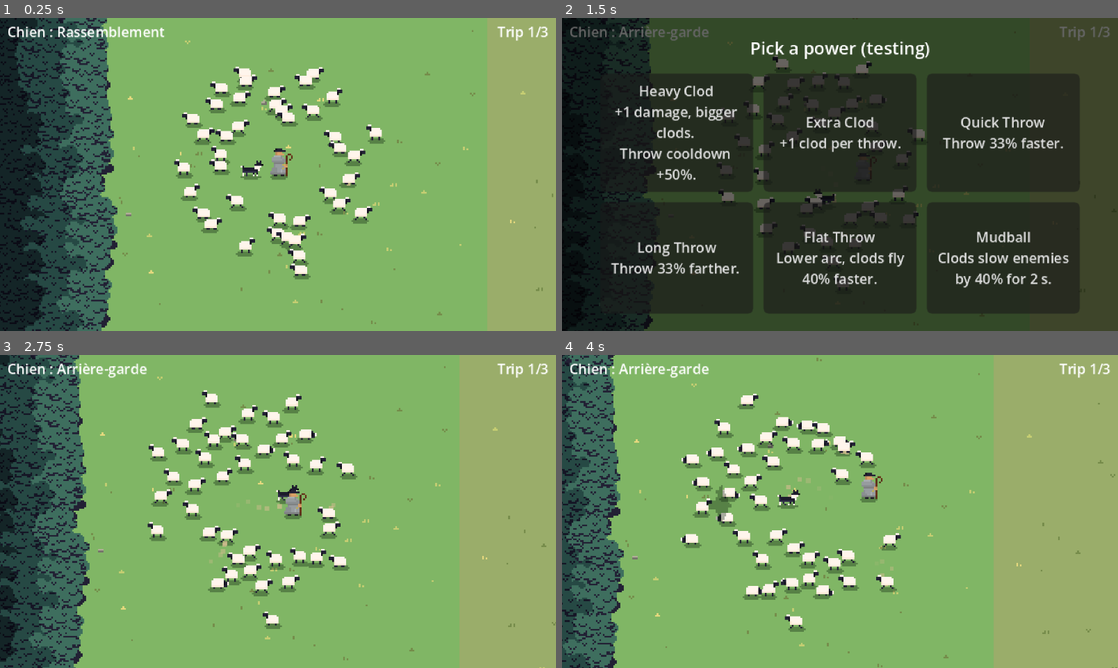
Above: before the commit, frames 1-4 (two rows, left to right).
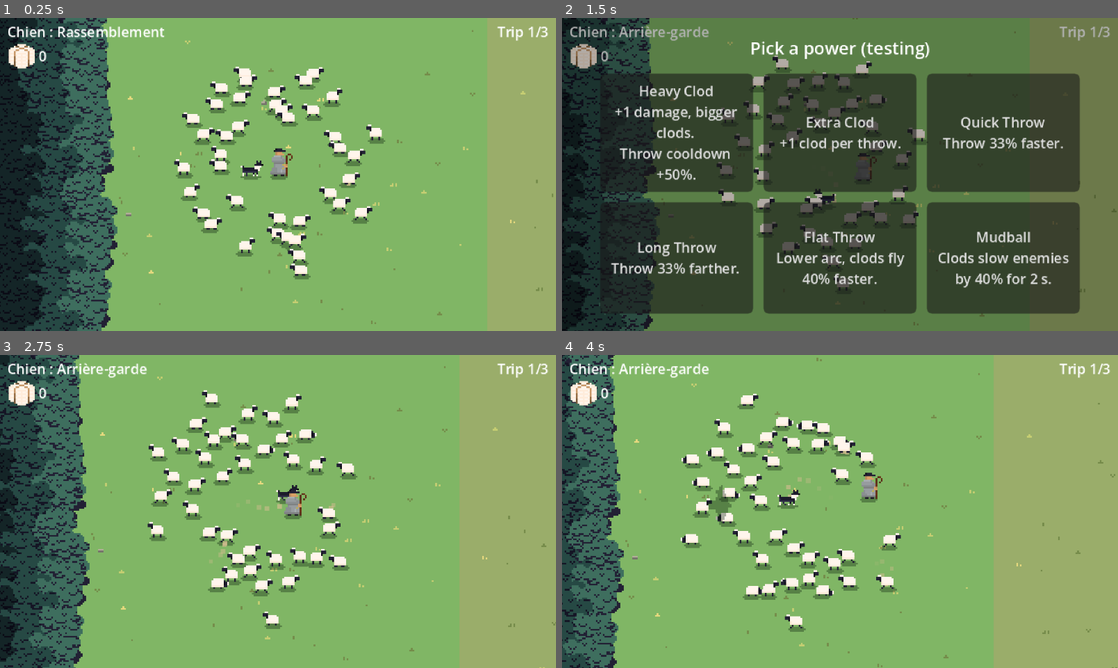
Above: after the commit, the same moments.

Repository: jaimegomesparente/wooly-caravan
Game: Godot game, scene res://scenes/main/main.tscn
Same seed, same stepped clock (60 frames per second), same inputs: the game is played once before the commit and once after it.
Inputs (mouse positions are in pixels of both pictures, inside the frame that each line leads up to):
- Up to frame 1 (0.25 s): no input
- Up to frame 2 (1.5 s): move the mouse to (962, 158) at 0.52 s; hold Right (move_right) 0.53-1.28 s; tap Space (dog_mode) at 0.6 s; move the mouse to (728, 190) at 1.27 s; hold Down (move_down) from 1.28 s (still down); tap P (pick_power) at 1.35 s
- Up to frame 3 (2.75 s): release Down (move_down) at 2 s; click "Heavy Clod +1 damage, bigger …" at 2 s
- Up to frame 4 (4 s): move the mouse to (895, 442) at 2.77 s; hold Right (move_right) 2.78-3.53 s; tap E (spawn_eagle) at 2.85 s; move the mouse to (812, 574) at 3.52 s; hold Up (move_up) from 3.53 s (still down); tap L (spawn_wolf) at 3.6 s

The runs differ from the first frame. In frame 1, 0.3% of the frame differs, in the area x 1-9%, y 8-17%; in frame 2, 34%, in the area x 1-100%, y 0-100%; in frame 3, 0.3%; in frame 4, 0.3%.

Commit message:
feat(run): shear the flock on the pasture, wool counter

Diff:
--- a/autoload/run_manager.gd
+++ b/autoload/run_manager.gd
@@ -2,9 +2,11 @@
 ## State of the run (autoload `RunManager`), kept while the trip scene reloads: a run is TRIPS trips
 ## in a row, the flock that arrives starts the next one, and between two trips one power is chosen,
 ## kept until the run ends. Powers change the run's own copy of the crook settings, never the base
-## resource.
+## resource. Going from one trip to the next fades to black and back.
 
 const TRIPS := 3
+## Time (s) of the fade to black, and of the fade back in.
+const FADE_TIME := 0.4
 ## Every power that can be offered.
 const POWERS: Array[PowerData] = [
 	preload("res://resources/powers/heavy_clod.tres"),
@@ -23,8 +25,23 @@
 var powers: Array[PowerData] = []
 ## Drawn at random for each run; every trip lays out its ground and forest from it.
 var map_seed: int = randi()
+## Wool shorn on the pastures, kept for the whole run.
+var wool: int = 0
 
 var _crook: CrookData
+var _veil: ColorRect
+
+
+func _ready() -> void:
+	var layer := CanvasLayer.new()
+	layer.layer = 100
+	add_child(layer)
+	_veil = ColorRect.new()
+	_veil.color = Color.BLACK
+	_veil.modulate.a = 0.0
+	_veil.mouse_filter = Control.MOUSE_FILTER_IGNORE
+	_veil.set_anchors_preset(Control.PRESET_FULL_RECT)
+	layer.add_child(_veil)
 
 
 ## A new run: first trip, the whole flock, no power.
@@ -32,6 +49,7 @@
 	trip = 1
 	sheep = -1
 	powers.clear()
+	wool = 0
 	_crook = null
 	map_seed = randi()
 
@@ -49,6 +67,18 @@
 func next_trip(saved: int) -> void:
 	trip += 1
 	sheep = saved
+
+
+## Fades to black, starts the next trip with the `saved` sheep, then fades back in.
+func go_to_next_trip(saved: int) -> void:
+	var fade := create_tween()
+	fade.tween_property(_veil, "modulate:a", 1.0, FADE_TIME)
+	await fade.finished
+	next_trip(saved)
+	get_tree().reload_current_scene()
+	await get_tree().process_frame
+	fade = create_tween()
+	fade.tween_property(_veil, "modulate:a", 0.0, FADE_TIME)
 
 
 ## The crook settings for this run: a copy of `base` with every power taken applied.
--- /dev/null
+++ b/effects/wool_fluff.tscn
@@ -0,0 +1,24 @@
+[gd_scene format=3]
+
+[ext_resource type="Script" path="res://effects/crumble.gd" id="1_script"]
+
+[node name="WoolFluff" type="CPUParticles2D"]
+z_index = 3
+z_as_relative = false
+emitting = false
+amount = 10
+lifetime = 0.7
+lifetime_randomness = 0.5
+one_shot = true
+explosiveness = 1.0
+direction = Vector2(0, -1)
+spread = 80.0
+gravity = Vector2(0, 90)
+initial_velocity_min = 20.0
+initial_velocity_max = 40.0
+damping_min = 20.0
+damping_max = 40.0
+scale_amount_min = 1.0
+scale_amount_max = 1.0
+color = Color(1, 0.95, 0.88, 1)
+script = ExtResource("1_script")
--- a/entities/dog/dog.gd
+++ b/entities/dog/dog.gd
@@ -35,6 +35,8 @@
 var _goal: Vector2
 var _heading: float = 0.0
 var _speed: float = 0.0
+## On the pasture between two trips: stops where it is and waits.
+var resting: bool = false
 
 @onready var _sprite: AnimatedSprite2D = $AnimatedSprite2D
 
@@ -45,6 +47,11 @@
 
 
 func _physics_process(delta: float) -> void:
+	if resting:
+		_state = State.WAIT
+		_move_to(global_position, delta)
+		_update_animation()
+		return
 	var shepherd := get_tree().get_first_node_in_group("shepherd") as Node2D
 	if shepherd == null:
 		return
--- a/entities/sheep/sheep.gd
+++ b/entities/sheep/sheep.gd
@@ -14,11 +14,16 @@
 ## A wander step ends this close (px) to its target, or after this many seconds.
 const WANDER_ARRIVE_DISTANCE := 2.0
 const WANDER_TIMEOUT := 3.0
+const SHEAR_HOP_TIME := 0.15
 
 ## Toggled by the debug overlay (F3): each sheep draws a line to its target and a state dot.
 static var debug_draw: bool = false
 
 @export var config: FlockConfig
+
+## Shorn on the pasture: plays the `_shaved` animations; the wool may grow back at the end of each
+## graze (regrow_chance).
+var shaved: bool = false
 
 var _gait: Gait = Gait.REST
 var _rest: Rest = Rest.STAND
@@ -67,6 +72,9 @@
 var _sprite_offset_x: float = 0.0
 var _shape_offset_x: float = 0.0
 var _sprite_offset_y: float = 0.0
+var _regrow_chance: float = 0.0
+## Time (s) left of the 1 px hop on being shorn.
+var _shear_hop: float = 0.0
 
 @onready var _sprite: AnimatedSprite2D = $AnimatedSprite2D
 @onready var _shape: CollisionShape2D = $CollisionShape2D
@@ -112,6 +120,7 @@
 		_think()
 
 	_push_timer = maxf(_push_timer - delta, 0.0)
+	_shear_hop = maxf(_shear_hop - delta, 0.0)
 	_scare_timer = maxf(_scare_timer - delta, 0.0)
 	# Pressure, checked every frame so a running sheep is never stuck behind a slow one: a pushed
 	# sheep running in from behind makes this one run on too (head up at once, whatever its gait),
@@ -196,6 +205,13 @@
 	_pending_gait = Gait.REST
 
 
+## Shorn on the pasture: hops, then its wool may grow back at the end of each graze.
+func shear() -> void:
+	shaved = true
+	_regrow_chance = config.regrow_chance
+	_shear_hop = SHEAR_HOP_TIME
+
+
 ## Called by the enemy when the shepherd frees this sheep: it rejoins the flock.
 func release() -> void:
 	_scare_point = _captor.global_position if _captor else global_position
@@ -384,6 +400,8 @@
 		Rest.GRAZING:
 			_rest_timer -= delta
 			if _rest_timer <= 0.0:
+				if shaved and randf() < _regrow_chance:
+					shaved = false
 				_set_rest(Rest.RAISING)
 	return Vector2.ZERO
 
@@ -646,9 +664,15 @@
 
 	# Trot = 1 px hop on the second run frame (capped leg cadence would otherwise hide it).
 	var hop := 1.0 if _gait == Gait.TROT and _sprite.animation == &"run" and _sprite.frame == 1 else 0.0
+	if _shear_hop > 0.0:
+		hop = 1.0
 	_sprite.position.y = _sprite_offset_y - hop
 
 	if _speed > GUIDE_STOPPED_SPEED:
+		# No run_shaved yet: a shorn sheep would show its wool while it moves, so it keeps idle_shaved.
+		if shaved and not _has_frames(&"run_shaved"):
+			_play(&"idle", 1.0)
+			return
 		# Leg cadence follows real speed so feet do not slide, capped so the trot does not flicker.
 		_play(&"run", minf(_speed / config.walk_speed, config.max_run_anim_scale))
 		return
@@ -663,7 +687,12 @@
 		Rest.GRAZING:
 			_play(&"graze", 1.0)
 		Rest.RAISING:
-			_play(&"finished_graze", config.raise_speed_scale if _pending_gait != Gait.REST else 1.0)
+			var raise_scale := config.raise_speed_scale if _pending_gait != Gait.REST else 1.0
+			# No finished_graze_shaved yet: the head comes up through to_graze_shaved played backward.
+			if shaved and not _has_frames(&"finished_graze_shaved"):
+				_play(&"to_graze_shaved", raise_scale, true)
+			else:
+				_play(&"finished_graze", raise_scale)
 
 
 func _set_facing_left(left: bool) -> void:
@@ -678,12 +707,19 @@
 	return frames != null and frames.has_animation(animation) and frames.get_frame_count(animation) > 0
 
 
-func _play(animation: StringName, speed_scale: float) -> void:
+## Plays `animation`, or its `_shaved` version when shorn and it exists.
+func _play(animation: StringName, speed_scale: float, backward: bool = false) -> void:
+	var shaved_animation := StringName(String(animation) + "_shaved")
+	if shaved and _has_frames(shaved_animation):
+		animation = shaved_animation
 	if not _has_frames(animation):
 		return
 	_sprite.speed_scale = speed_scale
 	if _sprite.animation != animation or not _sprite.is_playing():
-		_sprite.play(animation)
+		if backward:
+			_sprite.play_backwards(animation)
+		else:
+			_sprite.play(animation)
 		if not _animation_started:
 			_animation_started = true
 			_sprite.frame = randi() % _sprite.sprite_frames.get_frame_count(animation)
--- a/entities/sheep/sheep.tscn
+++ b/entities/sheep/sheep.tscn
@@ -26,6 +26,14 @@
 atlas = ExtResource("3_fxwg6")
 region = Rect2(70, 0, 10, 10)
 
+[sub_resource type="AtlasTexture" id="AtlasTexture_d3f2x"]
+atlas = ExtResource("3_fxwg6")
+region = Rect2(120, 0, 10, 10)
+
+[sub_resource type="AtlasTexture" id="AtlasTexture_ous34"]
+atlas = ExtResource("3_fxwg6")
+region = Rect2(130, 0, 10, 10)
+
 [sub_resource type="AtlasTexture" id="AtlasTexture_v5fba"]
 atlas = ExtResource("3_fxwg6")
 region = Rect2(0, 0, 10, 10)
@@ -34,6 +42,14 @@
 atlas = ExtResource("3_fxwg6")
 region = Rect2(10, 0, 10, 10)
 
+[sub_resource type="AtlasTexture" id="AtlasTexture_s3648"]
+atlas = ExtResource("3_fxwg6")
+region = Rect2(80, 0, 10, 10)
+
+[sub_resource type="AtlasTexture" id="AtlasTexture_uod13"]
+atlas = ExtResource("3_fxwg6")
+region = Rect2(90, 0, 10, 10)
+
 [sub_resource type="AtlasTexture" id="AtlasTexture_e7ufl"]
 atlas = ExtResource("3_fxwg6")
 region = Rect2(20, 0, 10, 10)
@@ -53,6 +69,18 @@
 [sub_resource type="AtlasTexture" id="AtlasTexture_uhibe"]
 atlas = ExtResource("3_fxwg6")
 region = Rect2(60, 0, 10, 10)
+
+[sub_resource type="AtlasTexture" id="AtlasTexture_g0coo"]
+atlas = ExtResource("3_fxwg6")
+region = Rect2(100, 0, 10, 10)
+
+[sub_resource type="AtlasTexture" id="AtlasTexture_o5xum"]
+atlas = ExtResource("3_fxwg6")
+region = Rect2(110, 0, 10, 10)
+
+[sub_resource type="AtlasTexture" id="AtlasTexture_mseuq"]
+atlas = ExtResource("3_fxwg6")
+region = Rect2(120, 0, 10, 10)
 
 [sub_resource type="SpriteFrames" id="SpriteFrames_sheep"]
 animations = [{
@@ -83,6 +111,17 @@
 }, {
 "frames": [{
 "duration": 1.0,
+"texture": SubResource("AtlasTexture_d3f2x")
+}, {
+"duration": 1.0,
+"texture": SubResource("AtlasTexture_ous34")
+}],
+"loop": 1,
+"name": &"graze_shaved",
+"speed": 2.0
+}, {
+"frames": [{
+"duration": 1.0,
 "texture": SubResource("AtlasTexture_v5fba")
 }, {
 "duration": 1.0,
@@ -94,6 +133,17 @@
 }, {
 "frames": [{
 "duration": 1.0,
+"texture": SubResource("AtlasTexture_s3648")
+}, {
+"duration": 1.0,
+"texture": SubResource("AtlasTexture_uod13")
+}],
+"loop": 1,
+"name": &"idle_shaved",
+"speed": 5.0
+}, {
+"frames": [{
+"duration": 1.0,
 "texture": SubResource("AtlasTexture_e7ufl")
 }, {
 "duration": 1.0,
@@ -115,6 +165,20 @@
 }],
 "loop": 0,
 "name": &"to_graze",
+"speed": 3.0
+}, {
+"frames": [{
+"duration": 1.0,
+"texture": SubResource("AtlasTexture_g0coo")
+}, {
+"duration": 1.0,
+"texture": SubResource("AtlasTexture_o5xum")
+}, {
+"duration": 1.0,
+"texture": SubResource("AtlasTexture_mseuq")
+}],
+"loop": 0,
+"name": &"to_graze_shaved",
 "speed": 3.0
 }]
 
@@ -128,18 +192,17 @@
 script = ExtResource("1_script")
 config = ExtResource("2_config")
 
-[node name="Shadow" parent="." node_paths=PackedStringArray("sprite") unique_id=1487742616 instance=ExtResource("shadow_fx")]
+[node name="Shadow" parent="." unique_id=1487742616 node_paths=PackedStringArray("sprite") instance=ExtResource("shadow_fx")]
+instance_shader_parameters/size = Vector2(10, 3)
 position = Vector2(-1, 0)
 sprite = NodePath("../AnimatedSprite2D")
-instance_shader_parameters/size = Vector2(10, 3)
 
 [node name="Dust" parent="." unique_id=1443843709 instance=ExtResource("4_dust")]
 
 [node name="AnimatedSprite2D" type="AnimatedSprite2D" parent="." unique_id=796859497]
 position = Vector2(1, -5)
 sprite_frames = SubResource("SpriteFrames_sheep")
-animation = &"idle"
-frame_progress = 0.8937422
+animation = &"finished_graze"
 
 [node name="CollisionShape2D" type="CollisionShape2D" parent="." unique_id=1814773326]
 position = Vector2(-0.5, -4)
--- a/entities/shepherd/shepherd.gd
+++ b/entities/shepherd/shepherd.gd
@@ -21,6 +21,8 @@
 ## Past positions, oldest first. The front sheep walk along it instead of cutting toward him.
 var _trail: PackedVector2Array = []
 var _throw_timer: float = 0.0
+## On the pasture between two trips: stands still and takes no input.
+var resting: bool = false
 
 @onready var _sprite: AnimatedSprite2D = $AnimatedSprite2D
 
@@ -31,6 +33,10 @@
 
 
 func _physics_process(delta: float) -> void:
+	if resting:
+		velocity = Vector2.ZERO
+		_update_animation()
+		return
 	var direction := Input.get_vector("move_left", "move_right", "move_up", "move_down")
 	velocity = direction * speed
 	move_and_slide()
--- a/resources/flock_config.gd
+++ b/resources/flock_config.gd
@@ -107,6 +107,10 @@
 ## finished_graze speed when the sheep has to leave (head comes up faster).
 @export var raise_speed_scale: float = 3.0
 
+@export_group("Wool")
+## Chance, at the end of each graze, that a shorn sheep gets its wool back.
+@export_range(0.0, 1.0) var regrow_chance: float = 0.1
+
 @export_group("Variety")
 ## Each sheep gets a temperament from timid to bold; this scales how much it changes: a timid sheep
 ## reacts faster, has larger flight zones and stays closer to the others; a bold one reacts slower,
--- a/scenes/main/attack_director.gd
+++ b/scenes/main/attack_director.gd
@@ -19,9 +19,13 @@
 var _next_attack: int = 0
 ## True while a pack is still coming out.
 var _sending: bool = false
+## Set once the flock is on the end pasture: no attack comes anymore.
+var stopped: bool = false
 
 
 func _physics_process(_delta: float) -> void:
+	if stopped:
+		return
 	if Input.is_action_just_pressed("spawn_eagle"):
 		_send_eagle()
 	if Input.is_action_just_pressed("spawn_wolf"):
--- a/scenes/main/main.gd
+++ b/scenes/main/main.gd
@@ -12,6 +12,7 @@
 @onready var _attacks: AttackDirector = $AttackDirector
 @onready var _end_screen: CanvasLayer = $EndScreen
 @onready var _pasture: PastureScreen = $PastureScreen
+@onready var _shearing: Shearing = $Shearing
 @onready var _dog_mode: DogModeLabel = $Hud/DogMode
 @onready var _trip_label: Label = $Hud/TripLabel
 
@@ -41,13 +42,16 @@
 
 	_trip_label.text = "Trip %d/%d" % [RunManager.trip, RunManager.TRIPS]
 	_trip.finished.connect(_on_trip_finished)
+	_pasture.chosen.connect(_shearing.leave)
 	_trip.begin(count)
 
 
-## A flock that arrives goes on to the pasture, unless it was the last trip: the run is then over,
-## as when no sheep is left.
+## A flock that arrives on the pasture is shorn, then a power is chosen, unless it was the last trip:
+## the run is then over, as when no sheep is left.
 func _on_trip_finished(arrived: bool, saved: int, _total: int) -> void:
 	if arrived and not RunManager.is_last_trip():
-		_pasture.show_choice(saved)
+		_shearing.shorn.connect(_pasture.show_choice.bind(saved), CONNECT_ONE_SHOT)
+		_shearing.start()
 	else:
+		get_tree().paused = true
 		_end_screen.show_result(arrived, saved, sheep_count)
--- a/scenes/main/main.tscn
+++ b/scenes/main/main.tscn
@@ -17,6 +17,14 @@
 [ext_resource type="Script" uid="uid://btvxehkrfvnr3" path="res://scenes/main/attack_director.gd" id="13_attacks"]
 [ext_resource type="Script" uid="uid://d02ut0adswhae" path="res://scenes/main/forest.gd" id="14_forest"]
 [ext_resource type="Texture2D" uid="uid://k3g1uuc7bcwu" path="res://art/sprites/environment/trees.png" id="15_trees"]
+[ext_resource type="Script" path="res://scenes/main/shearing.gd" id="18_shearing"]
+[ext_resource type="PackedScene" path="res://effects/wool_fluff.tscn" id="19_fluff"]
+[ext_resource type="Script" path="res://ui/wool_counter.gd" id="20_wool"]
+[ext_resource type="Texture2D" uid="uid://b26x52vwyo2r4" path="res://art/sprites/others/items.png" id="21_items"]
+
+[sub_resource type="AtlasTexture" id="AtlasTexture_wool"]
+atlas = ExtResource("21_items")
+region = Rect2(0, 0, 16, 16)
 
 [node name="Main" type="Node2D" unique_id=536968002]
 y_sort_enabled = true
@@ -60,6 +68,12 @@
 packs = Array[int]([2, 3, 3])
 eagles = Array[int]([1, 1, 2])
 
+[node name="Shearing" type="Node" parent="." node_paths=PackedStringArray("attacks", "counter")]
+script = ExtResource("18_shearing")
+attacks = NodePath("../AttackDirector")
+counter = NodePath("../Hud/Wool")
+fluff_scene = ExtResource("19_fluff")
+
 [node name="Hud" type="CanvasLayer" parent="." unique_id=1486859162]
 
 [node name="DogMode" type="Label" parent="Hud" unique_id=1556889770]
@@ -79,6 +93,30 @@
 theme_override_font_sizes/font_size = 8
 horizontal_alignment = 2
 
+[node name="Wool" type="Control" parent="Hud"]
+layout_mode = 3
+anchors_preset = 0
+offset_left = 4.0
+offset_top = 14.0
+offset_right = 44.0
+offset_bottom = 30.0
+mouse_filter = 2
+script = ExtResource("20_wool")
+
+[node name="Icon" type="TextureRect" parent="Hud/Wool"]
+layout_mode = 0
+offset_right = 16.0
+offset_bottom = 16.0
+pivot_offset = Vector2(8, 8)
+mouse_filter = 2
+texture = SubResource("AtlasTexture_wool")
+
+[node name="Label" type="Label" parent="Hud/Wool"]
+layout_mode = 0
+offset_left = 18.0
+offset_top = 2.0
+theme_override_font_sizes/font_size = 8
+
 [node name="EndScreen" parent="." unique_id=798652235 instance=ExtResource("10_end")]
 
 [node name="PastureScreen" parent="." instance=ExtResource("17_pasture")]
--- /dev/null
+++ b/scenes/main/shearing.gd
@@ -0,0 +1,50 @@
+class_name Shearing
+extends Node
+## On the pasture between two trips. The flock is shorn one sheep at a time, left to right, faster
+## and faster: a burst of fluff, the sheep turns shorn, and its wool flies to the counter (`shorn`
+## once all are done). While the power is chosen the wool may grow back as the sheep graze; once
+## chosen (`leave`), the next trip starts. Meanwhile the shepherd and the dog stand still, the
+## enemies left run off and no attack comes.
+
+signal shorn
+
+@export var attacks: AttackDirector
+@export var counter: WoolCounter
+@export var fluff_scene: PackedScene
+## Wool earned per sheep shorn.
+@export var wool_per_sheep: int = 1
+## Delay (s) between the first two sheep shorn; each next delay is `speed_up` times the last one,
+## down to `interval_min`.
+@export var interval: float = 0.3
+@export_range(0.5, 1.0) var speed_up: float = 0.85
+@export var interval_min: float = 0.03
+
+
+func start() -> void:
+	attacks.stopped = true
+	get_tree().call_group("enemy", "scare")
+	get_tree().set_group("shepherd", "resting", true)
+	get_tree().set_group("dog", "resting", true)
+	var flock := get_tree().get_nodes_in_group("sheep")
+	flock.sort_custom(func(a: Node2D, b: Node2D) -> bool: return a.global_position.x < b.global_position.x)
+	var delay := interval
+	for sheep: Sheep in flock:
+		if is_instance_valid(sheep) and sheep.is_in_group("sheep"):
+			_shear(sheep)
+			await get_tree().create_timer(delay, false).timeout
+			delay = maxf(delay * speed_up, interval_min)
+	shorn.emit()
+
+
+## The power is chosen: on to the next trip with the flock.
+func leave() -> void:
+	RunManager.go_to_next_trip(get_tree().get_node_count_in_group("sheep"))
+
+
+func _shear(sheep: Sheep) -> void:
+	sheep.shear()
+	var fluff := fluff_scene.instantiate() as Node2D
+	fluff.position = sheep.global_position + Vector2(0, -5)
+	sheep.add_sibling(fluff)
+	RunManager.wool += wool_per_sheep
+	counter.collect(sheep.get_global_transform_with_canvas().origin + Vector2(0, -5), wool_per_sheep)
--- a/scenes/main/trip.gd
+++ b/scenes/main/trip.gd
@@ -1,7 +1,7 @@
 class_name Trip
 extends Node
 ## One trip: ends when every remaining sheep stands in the end pasture (none being dragged away),
-## or when no sheep is left. Pauses the game and reports the result.
+## or when no sheep is left. Reports the result.
 
 signal finished(arrived: bool, saved: int, total: int)
 
@@ -43,5 +43,4 @@
 
 func _finish(arrived: bool, saved: int) -> void:
 	_running = false
-	get_tree().paused = true
 	finished.emit(arrived, saved, _total)
--- a/ui/pasture_screen.gd
+++ b/ui/pasture_screen.gd
@@ -1,13 +1,14 @@
 class_name PastureScreen
 extends CanvasLayer
-## Between two trips, over a dark veil: the flock that arrived rests on the pasture and one power is
-## chosen out of a few cards; the choice starts the next trip with those sheep. P (testing aid)
-## opens it during a trip with every power: the one clicked applies at once and the trip goes on.
+## Between two trips, over a light veil (the shorn flock grazes behind it): one power is chosen out
+## of a few cards, then the screen hides (`chosen`). P (testing aid) opens it during a trip with every
+## power: the one clicked applies at once and the trip goes on.
+
+signal chosen
 
 const CHOICES := 3
 const CARD_SIZE := Vector2(88, 64)
 
-var _saved: int = 0
 ## True when opened with P during a trip.
 var _testing: bool = false
 
@@ -27,7 +28,6 @@
 
 
 func show_choice(saved: int) -> void:
-	_saved = saved
 	_testing = false
 	_show("Trip %d/%d done: %d sheep\nChoose an upgrade" % [RunManager.trip, RunManager.TRIPS, saved],
 			RunManager.offer(CHOICES))
@@ -50,9 +50,8 @@
 
 func _choose(power: PowerData) -> void:
 	RunManager.take(power)
-	get_tree().paused = false
+	visible = false
 	if _testing:
-		visible = false
+		get_tree().paused = false
 		return
-	RunManager.next_trip(_saved)
-	get_tree().reload_current_scene()
+	chosen.emit()
--- a/ui/pasture_screen.tscn
+++ b/ui/pasture_screen.tscn
@@ -13,7 +13,7 @@
 grow_horizontal = 2
 grow_vertical = 2
 mouse_filter = 2
-color = Color(0, 0, 0, 0.6)
+color = Color(0, 0, 0, 0.3)
 
 [node name="Center" type="CenterContainer" parent="."]
 anchors_preset = 15
--- /dev/null
+++ b/ui/wool_counter.gd
@@ -0,0 +1,59 @@
+class_name WoolCounter
+extends Control
+## The run's wool, top left: icon and count. Wool collected pops out of where it was earned as an
+## icon, flies to the counter along a curve and adds to the count when it lands, with a pop.
+
+## Time (s) and height (px) of the icon's hop out of the sheep, then time of its flight.
+@export var hop_time: float = 0.25
+@export var hop_height: float = 10.0
+@export var flight_time: float = 0.6
+## Scale of the counter icon when wool lands, easing back to 1.
+@export var pop_scale: float = 1.4
+
+## Count shown: catches up with RunManager.wool as the icons land.
+var _shown: int = 0
+var _pop: Tween
+
+@onready var _icon: TextureRect = $Icon
+@onready var _label: Label = $Label
+
+
+func _ready() -> void:
+	_shown = RunManager.wool
+	_label.text = str(_shown)
+
+
+## `amount` wool earned at `from` (canvas position): flies in, then counts.
+func collect(from: Vector2, amount: int) -> void:
+	var icon := Sprite2D.new()
+	icon.texture = _icon.texture
+	icon.position = (from - global_position).round()
+	icon.scale = Vector2.ZERO
+	add_child(icon)
+	var top := icon.position + Vector2(0, -hop_height)
+	var target := _icon.position + _icon.size / 2.0
+	var tween := create_tween()
+	tween.tween_property(icon, "position", top, hop_time) \
+			.set_trans(Tween.TRANS_BACK).set_ease(Tween.EASE_OUT)
+	tween.parallel().tween_property(icon, "scale", Vector2.ONE, hop_time) \
+			.set_trans(Tween.TRANS_BACK).set_ease(Tween.EASE_OUT)
+	tween.tween_method(_fly.bind(icon, top, target), 0.0, 1.0, flight_time) \
+			.set_trans(Tween.TRANS_QUAD).set_ease(Tween.EASE_IN)
+	tween.tween_callback(_land.bind(icon, amount))
+
+
+## Quadratic curve: rises first, then swoops sideways onto the counter.
+func _fly(t: float, icon: Sprite2D, from: Vector2, to: Vector2) -> void:
+	var bend := Vector2(from.x, to.y)
+	icon.position = from.lerp(bend, t).lerp(bend.lerp(to, t), t).round()
+
+
+func _land(icon: Sprite2D, amount: int) -> void:
+	icon.queue_free()
+	_shown += amount
+	_label.text = str(_shown)
+	if _pop:
+		_pop.kill()
+	_icon.scale = Vector2.ONE * pop_scale
+	_pop = create_tween()
+	_pop.tween_property(_icon, "scale", Vector2.ONE, 0.2).set_trans(Tween.TRANS_BACK).set_ease(Tween.EASE_OUT)
Binary file added: art/sprites/others/items.png
Not shown, added: art/sprites/others/items.png.import
Binary file changed: art/sprites/sheeps/sheep-Sheet.png
Not shown, added: scenes/main/shearing.gd.uid
Not shown, added: ui/wool_counter.gd.uid
Not shown, changed: CLAUDE.md
